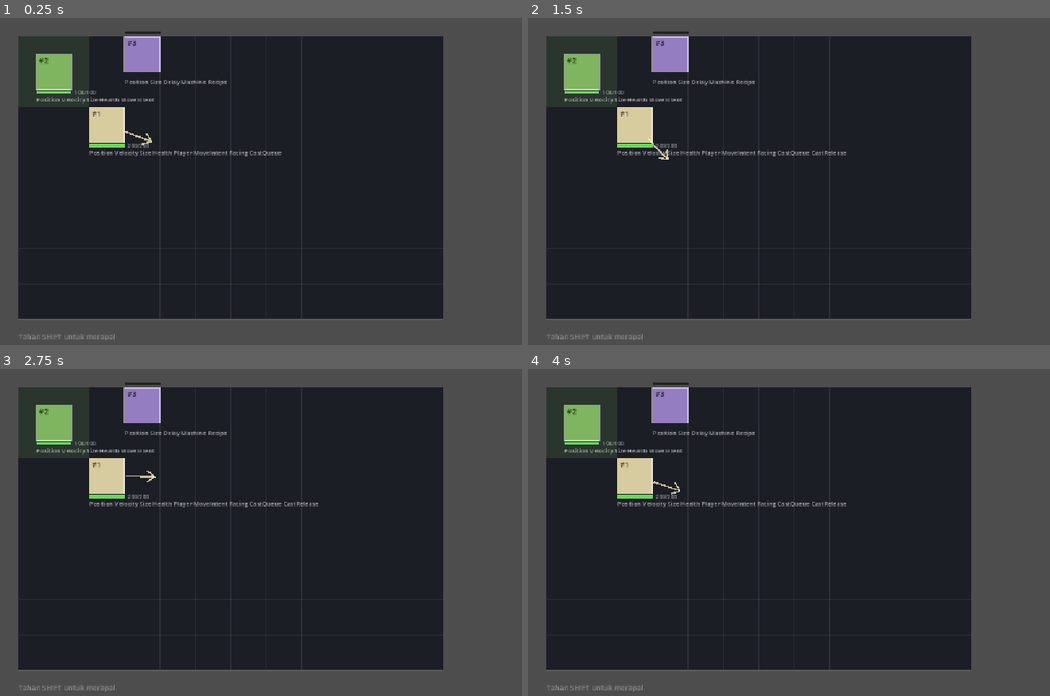
Above: before the commit, frames 1-4 (two rows, left to right).
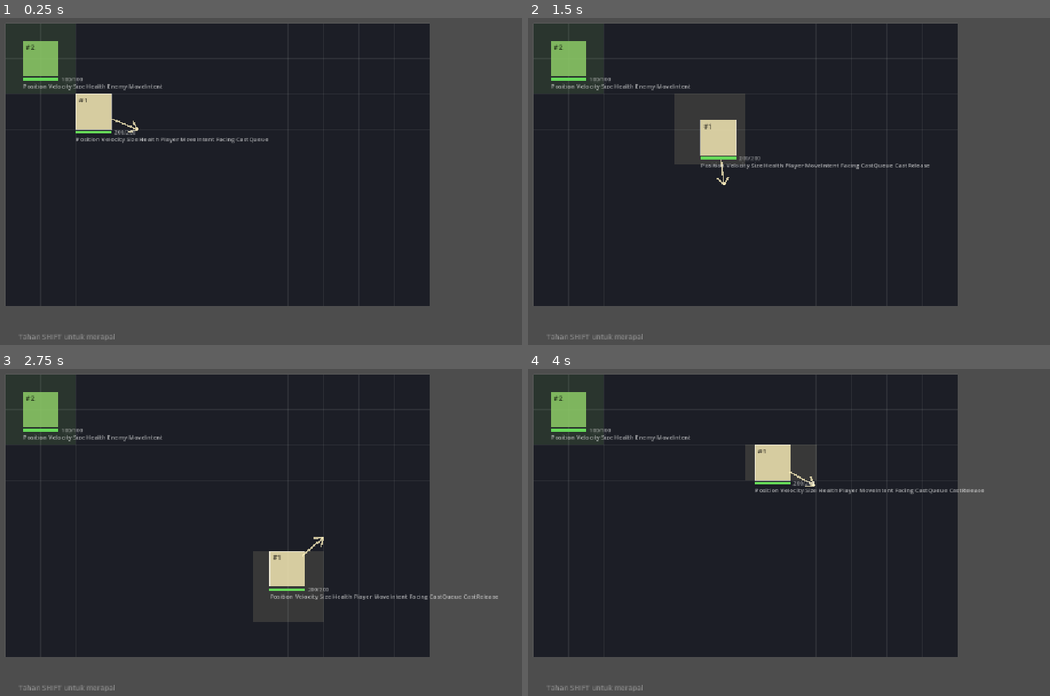
Above: after the commit, the same moments.

Repository: Ahingg/amalgaform
Game: Godot game, scene res://view/main.tscn
Same seed, same stepped clock (60 frames per second), same inputs: the game is played once before the commit and once after it.
Inputs (mouse positions are in pixels of both pictures, inside the frame that each line leads up to):
- Up to frame 1 (0.25 s): no input
- Up to frame 2 (1.5 s): tap Enter at 0.5 s; move the mouse to (976, 171) at 0.52 s; hold D 0.53-1.28 s; tap Shift at 0.6 s; click (976, 171) at 0.67 s; move the mouse to (710, 207) at 1.27 s; hold S from 1.28 s (still down); tap J at 1.35 s
- Up to frame 3 (2.75 s): move the mouse to (375, 460) at 2.02 s; release S at 2.03 s; hold D from 2.03 s (still down); tap K at 2.1 s
- Up to frame 4 (4 s): move the mouse to (804, 610) at 2.77 s; release D at 2.78 s; hold W 2.78-3.53 s; tap L at 2.85 s; click (804, 610) at 2.92 s; move the mouse to (1029, 594) at 3.52 s; hold A from 3.53 s (still down); tap Shift at 3.6 s

The runs differ from the first frame. In frame 1, 14% of the frame differs, in the area x 1-85%, y 1-92%; in frame 2, 17%; in frame 3, 17%, in the area x 1-96%, y 1-92%; in frame 4, 16%.
Error before the commit: Parse Error: Could not resolve class "FireContactSystem", because of a parser error. (res://sim/systems/sys_manager.gd:12)

Commit message:
NOTES.md: catat utang yang sengaja ditunda
Memisahkan "harus dibenerin sekarang" dari "sudah diketahui tapi ditunda",
supaya temuan saat debugging tidak hilang dan juga tidak mengganggu jalan ke
deadline.

Co-Authored-By: Claude Opus 5 <noreply@anthropic.com>
Claude-Session: https://claude.ai/code/session_01Qk43F2z5yDt92vTyEtoTz3

Diff:
--- a/challenge-6/sim/comp.gd
+++ b/challenge-6/sim/comp.gd
@@ -31,6 +31,8 @@
 const DEAD := "Dead"
 
 const PLAYER := "Player"
+const ENEMY := "Enemy"
+
 const MOVE_INTENT := "MoveIntent"
 const SPEED := "Speed"
 const CHASE := "Chase"
@@ -46,8 +48,6 @@
 const DAMAGE := "Damage"
 const FORCE := "Force"
 
-# Status Effect Related
-const INFLICT := "Inflict"
 const WET := "Wet"
 const KNOCKED := "Knocked"
 const ON_HIT := "OnHit"
--- a/challenge-6/sim/components/make.gd
+++ b/challenge-6/sim/components/make.gd
@@ -57,14 +57,17 @@
 static func time_scale() -> Dictionary:
 	return {"value": 1.0}
 
-static func on_hit(body: Dictionary) -> Dictionary:
-	return {"action": body}
+static func on_hit(on_self: Dictionary, on_target: Dictionary) -> Dictionary:
+	return {"self": on_self, "target": on_target}
 
 static func damage(amount: float) -> Dictionary:
 	return {"amount": amount}
 
-static func wet(duration: float, speed_mult: float) -> Dictionary:
-	return {"duration": duration, "speed_mult": speed_mult}
+static func wet(duration: float, slow: float) -> Dictionary:
+	return {"duration": duration, "slow": slow}
 
 static func knocked(duration: float, strength: float) -> Dictionary:
 	return {"duration": duration, "strength": strength}
+
+static func held_spell(spell: Dictionary, runes: Array) -> Dictionary:
+	return {"runes": runes, "recipe": spell}
--- a/challenge-6/sim/grammar.gd
+++ b/challenge-6/sim/grammar.gd
@@ -5,16 +5,16 @@
 	Comp.IGNIS : {
 		Comp.POSITION: Make.position(0.0, 0.0),
 		Comp.SIZE: Make.size(Tuning.BULLET_SIZE, Tuning.BULLET_SIZE),
-		Comp.VELOCITY: Make.velocity(0.0, 0.0),
+		Comp.SPEED: Make.speed(Tuning.BULLET_SPEED),
 		Comp.LIFETIME: Make.lifetime(Tuning.BULLET_LIFETIME),
-		Comp.ON_HIT: Make.on_hit({Comp.DEAD: {}})
+		Comp.ON_HIT: Make.on_hit({Comp.DEAD: {}}, {})
 	},
 	Comp.AQUA : {
 		Comp.POSITION: Make.position(0.0, 0.0),
 		Comp.SIZE: Make.size(Tuning.WATERBALL_SIZE, Tuning.WATERBALL_SIZE),
-		Comp.VELOCITY: Make.velocity(0.0, 0.0),
+		Comp.SPEED: Make.speed(Tuning.WATERBALL_SPEED),
 		Comp.LIFETIME: Make.lifetime(Tuning.WATERBALL_LIFETIME),
-		Comp.ON_HIT: Make.on_hit({Comp.BURST: {}})
+		Comp.ON_HIT: Make.on_hit({}, {Comp.BURST: {}})
 	},
 	Comp.VENTUS : {
 		Comp.POSITION: Make.position(0.0, 0.0),
@@ -23,14 +23,61 @@
 	}
 }
 
+
+
 static var PAYLOAD := {
-	Comp.IGNIS: {
-		Comp.DAMAGE: Make.damage(Tuning.FIRE_DAMAGE),
-	},
-	Comp.AQUA : {
-		Comp.WET: Make.wet(Tuning.WET_DURATION, Tuning.WET_SPEED_MULT)
-	},
-	Comp.VENTUS : {
-		Comp.KNOCKED:
-	}
+	Comp.IGNIS: func(p: float) -> Dictionary:
+			return Make.on_hit({}, {Comp.DAMAGED: Make.damaged(Tuning.FIRE_DAMAGE * p)}),
+	Comp.AQUA : func(p: float) -> Dictionary:
+			return Make.on_hit({}, {Comp.WET: Make.wet(Tuning.WET_DURATION, Tuning.WET_SLOW*p)}),
+	Comp.VENTUS : func(p: float) -> Dictionary:
+			return Make.on_hit({}, {Comp.KNOCKED: Make.knocked(Tuning.KNOCKBACK_DURATION, Tuning.KNOCKBACK_STRENGTH*p)}),
 }
+
+static func build(runes: Array) -> Dictionary:
+	var rune_presence: Dictionary
+	var unique: int = 0
+	for r in runes:
+		if not rune_presence.has(r):
+			rune_presence[r] = 1
+			unique += 1
+			continue
+
+		rune_presence[r] += 1
+
+	var recipe: Dictionary = Grammar.FORM[runes[0]].duplicate(true)
+	print(recipe)
+	var on_self: Dictionary = recipe.get(Comp.ON_HIT, {}).get("self", {})
+	var on_target: Dictionary = recipe.get(Comp.ON_HIT, {}).get("target", {})
+	print("before")
+	print(on_self)
+	print(on_target)
+	# gabungin on hit yang ada di actionnya for both on self, on target
+	for r in rune_presence:
+		var power: float = rune_presence[r] / pow(unique, Tuning.SPREAD)
+		# setiap produced bakal punya on self sama on target juga, yang harus ditambahin ke on self dan on target diatas
+		var produced: Dictionary = Grammar.PAYLOAD[r].call(power)
+		print(produced)
+		if not (produced.has("self") and produced.has("target")):
+			continue
+
+		for comp in produced["self"]:
+			if on_self.has(comp):
+				for k in produced["self"][comp]:
+					on_self[comp][k] += produced["self"][comp][k]
+			else:
+				on_self[comp] = produced[comp]
+		for comp in produced["target"]:
+			if on_target.has(comp):
+				for k in produced["target"][comp]:
+					on_target[comp][k] += produced[comp][k]
+			else:
+				on_target[comp] = produced["target"][comp]
+
+
+		print("after")
+		print(on_self)
+		print(on_target)
+	recipe[Comp.ON_HIT] = Make.on_hit(on_self, on_target)
+	#print(recipe)
+	return recipe
--- a/challenge-6/sim/spawn.gd
+++ b/challenge-6/sim/spawn.gd
@@ -33,6 +33,7 @@
 	w: float = 1.0, h: float = 1.0
 ) -> int:
 	var e := world.add_entity()
+	world.attach_component(Comp.ENEMY, e)
 	world.attach_component(Comp.POSITION, e, Make.position(x, y))
 	world.attach_component(Comp.SIZE, e, Make.size(w, h))
 	world.attach_component(Comp.VELOCITY, e, Make.velocity(0.0, 0.0))
@@ -76,6 +77,7 @@
 	world.attach_component(Comp.FACING, e, Make.facing(0.0, 1.0))
 	return e
 
+
 static func round(world: World) -> int:
 	var e := world.add_entity()
 	world.attach_component(Comp.ROUND, e)
--- /dev/null
+++ b/challenge-6/sim/systems/cast_release_system.gd
@@ -0,0 +1,14 @@
+class_name CastReleaseSystem
+extends RefCounted
+
+
+static func process(world: World, _delta: float) -> void:
+	var entities := world.get_entities_with_comp([Comp.CAST_RELEASE])
+	for e in entities:
+		var body := world.get_component_value(Comp.CAST_RELEASE, e)
+		if not body.has("runes") or body["runes"].is_empty():
+			continue
+
+		var recipe := Grammar.build(body["runes"])
+		world.attach_component(Comp.HELD_SPELL, e, Make.held_spell(recipe, body["runes"].duplicate(true)))
+		world.detach_component(Comp.CAST_RELEASE, e)
--- a/challenge-6/sim/systems/cast_system.gd
+++ b/challenge-6/sim/systems/cast_system.gd
@@ -18,13 +18,3 @@
 			var scale := 1.0 - (1.0 - Tuning.SLOW_MIN) * exp(-queue["open_time"] / Tuning.SLOW_TAU)
 			time_scale["value"] = scale
 			continue
-
-	var want_release := world.get_entities_with_comp([Comp.CAST_RELEASE])
-	for e in want_release:
-		var body := world.get_component_value(Comp.CAST_RELEASE, e)
-		if not body.has("runes") or body["runes"].is_empty():
-			continue
-
-		#var new_id := world.add_entity()
-		#for comp in body["runes"]:
-			#world.attach_component(comp, new_id, Make.)
--- /dev/null
+++ b/challenge-6/sim/systems/contact_system.gd
@@ -0,0 +1,25 @@
+class_name ContactSystem
+extends RefCounted
+
+static func process(world: World, _delta: float) -> void:
+	var sources := world.get_entities_with_comp([Comp.ON_HIT, Comp.POSITION, Comp.SIZE])
+	var target := world.get_entities_with_comp([Comp.ENEMY, Comp.HEALTH, Comp.POSITION, Comp.SIZE])
+
+	for s in sources:
+		var pos_s := world.get_component_value(Comp.POSITION, s)
+		var size_s := world.get_component_value(Comp.SIZE, s)
+		var action := world.get_component_value(Comp.ON_HIT, s).duplicate(true)
+		if not (action.has("self") and action.has("target")):
+			continue
+
+
+		for t in target:
+			var pos_t := world.get_component_value(Comp.POSITION, t)
+			var size_t := world.get_component_value(Comp.SIZE, t)
+			if not Helper.overlap(pos_s, size_s, pos_t, size_t):
+				continue
+
+			for on_self in action["self"]:
+				world.attach_component(on_self, s, action["self"][on_self])
+			for on_target in action["target"]:
+				world.attach_component(on_target, t, action["target"][on_target])
--- a/challenge-6/sim/systems/fire_contact_system.gd
+++ /dev/null
@@ -1,18 +0,0 @@
-class_name FireContactSystem
-extends RefCounted
-
-static func process(world: World, _delta: float) -> void:
-	var fires := world.get_entities_with_comp([Comp.FIRE, Comp.SIZE, Comp.POSITION])
-	var targets := world.get_entities_with_comp([Comp.HEALTH, Comp.SIZE, Comp.POSITION])
-
-	for target in targets:
-		var target_pos := world.get_component_value(Comp.POSITION, target)
-		var target_size := world.get_component_value(Comp.SIZE, target)
-
-		for fire in fires:
-			var fire_pos := world.get_component_value(Comp.POSITION, fire)
-			var fire_size := world.get_component_value(Comp.SIZE, fire)
-			var fire_comp := world.get_component_value(Comp.FIRE, fire)
-
-			if Helper.overlap(target_pos, target_size, fire_pos, fire_size):
-				#world.attach_component(Comp.BURN, target, Make.burn(fire_comp["damage"]))
--- a/challenge-6/sim/systems/spell_launch_system.gd
+++ b/challenge-6/sim/systems/spell_launch_system.gd
@@ -1,2 +1,42 @@
-class_name SpellReleaseSystem
+class_name SpellLaunchSystem
 extends RefCounted
+
+static func process(world: World, _delta: float) -> void:
+	var entities := world.get_entities_with_comp([Comp.LAUNCH_SPELL, Comp.HELD_SPELL, Comp.POSITION, Comp.FACING])
+	for e in entities:
+		# cek origin dan velocity, karena masing masing itu memiliki sifat yang relatif.
+		# sehingga kita perlu secara eksplisit ngecek apakah ada velocity yang
+		var facing := world.get_component_value(Comp.FACING, e)
+		var origin := world.get_component_value(Comp.POSITION, e).duplicate(true)
+		origin["x"] += facing["x"] * Tuning.SPAWN_OFFSET
+		origin["y"] += facing["y"] * Tuning.SPAWN_OFFSET
+
+		# entity yang bakal di release dari spell yang udah ada di tangan
+		var to_be := world.add_entity()
+
+		# untuk dapetin recipenya
+		# ingat, recipenya held spell itu megang form dari grammar as key key
+		# dan di akhir key key tersebut ada action untuk menentukan bakal ngapain aja, yang udah ditempelin dengan data data dari hasil perhitungan
+
+		# Position yang diberikan dalam FORM itu cuma place holder, jangan lupa di ganti dengan origin
+		# Kalau ada velocity, set dengan direction dan kecepatan wujud
+		var held_spell := world.get_component_value(Comp.HELD_SPELL, e)
+		var recipe: Dictionary = held_spell["recipe"].duplicate(true)
+
+		if recipe.has(Comp.POSITION):
+			#print(str(origin["x"]) + " " + str(origin["y"]))
+			recipe[Comp.POSITION] = origin
+			#print(str(recipe[Comp.POSITION]))
+		if recipe.has(Comp.SPEED):
+			var s: float = recipe[Comp.SPEED]["value"]
+			recipe[Comp.VELOCITY] = Make.velocity(facing["x"]*s, facing["y"]*s)
+
+		# world.attach dibawah karena kalau misalnya diatas, dia bakal set addressnya sama dengan yang recipe[comp]
+		# sehingga nanti waktu recipe[Comp.POSITION] diubah ke origin, reference mereka jadi pecah.
+		for comp in recipe:
+			world.attach_component(comp, to_be, recipe[comp])
+
+
+		# detach
+		world.detach_component(Comp.LAUNCH_SPELL, e)
+		world.detach_component(Comp.HELD_SPELL, e)
--- a/challenge-6/sim/systems/spell_release_system.gd
+++ /dev/null
@@ -1,2 +0,0 @@
-class_name SpellReleaseSystem
-extends RefCounted
--- a/challenge-6/sim/systems/sys_manager.gd
+++ b/challenge-6/sim/systems/sys_manager.gd
@@ -5,10 +5,12 @@
 	CastSystem.process(world, delta)
 	var sdelta := delta * RoundState.time_scale(world)
 	TimerSystem.process(world, sdelta)
-	MachineSystem.process(world, sdelta)
+	#MachineSystem.process(world, sdelta) # untuk sekarang ga kepake, cuma perlu cara kerja doang
+	CastReleaseSystem.process(world, sdelta)
+	SpellLaunchSystem.process(world, delta)
 	ChaseSystem.process(world, sdelta)
 	IntentSystem.process(world, sdelta)
 	MoveSystem.process(world, sdelta)
-	FireContactSystem.process(world, sdelta)
+	ContactSystem.process(world, sdelta)
 	DamageSystem.process(world, sdelta)
 	DeadSystem.process(world, sdelta)
--- a/challenge-6/sim/tuning.gd
+++ b/challenge-6/sim/tuning.gd
@@ -92,5 +92,5 @@
 # Wet: how much it slows, and for how long. This is the reward for discovering
 # that damage is exposure time — too small and the discovery feels flat, too
 # large and fire alone becomes pointless.
-const WET_SPEED_MULT := 0.5
+const WET_SLOW := 0.5
 const WET_DURATION := 2.0
--- a/challenge-6/view/main.gd
+++ b/challenge-6/view/main.gd
@@ -23,13 +23,6 @@
 
 	Spawn.player(world, 2.0, 2.0, 200)
 	Spawn.enemy(world, 0.5, 0.5, 100)
-#
-	Spawn.machine(world, 3.0, 0.0, 2.0, {
-		Comp.FIRE: Make.fire(5),
-		Comp.POSITION: Make.position(3.0, 0.0)	,   # relative to the machine
-		Comp.SIZE: Make.size(2.0, 1.0),
-		Comp.LIFETIME: Make.lifetime(1.5),
-	})
 
 
 func _physics_process(delta: float) -> void:
--- a/challenge-6/view/renderer.gd
+++ b/challenge-6/view/renderer.gd
@@ -21,7 +21,7 @@
 @export var grid_width: int = 12
 @export var grid_height: int = 8
 @export var tile_size: float = 64.0
-@export var margin: Vector2 = Vector2(48, 48)
+@export var margin: Vector2 = Vector2(24, 24)
 @export var show_badges: bool = true
 
 var _font: Font
--- a/challenge-6/view/view_config.gd
+++ b/challenge-6/view/view_config.gd
@@ -65,7 +65,7 @@
 	"Position", "Velocity", "Size", "Delay", "Fire", "Water", "Wind",
 	"Burn", "Damaged", "Health", "Invulnerable", "Wet",
 	"Machine", "Recipe", "Lifetime", "Dead",
-	"Player", "MoveIntent", "Facing", "HeldSpell", "Chase",
+	"Player", "Enemy", "MoveIntent", "Facing", "HeldSpell", "Chase",
 	"Ignis", "Aqua", "Ventus", "Damage", "Wet", "Knocked", "OnHit", "Burst", "CastQueue", "CastRelease", "Knockback",
 ]
 
Renamed: challenge-6/sim/systems/spell_release_system.gd.uid -> challenge-6/sim/systems/cast_release_system.gd.uid
Not shown, added: challenge-6/sim/systems/contact_system.gd.uid
Not shown, removed: challenge-6/sim/systems/fire_contact_system.gd.uid
Not shown, added: NOTES.md
